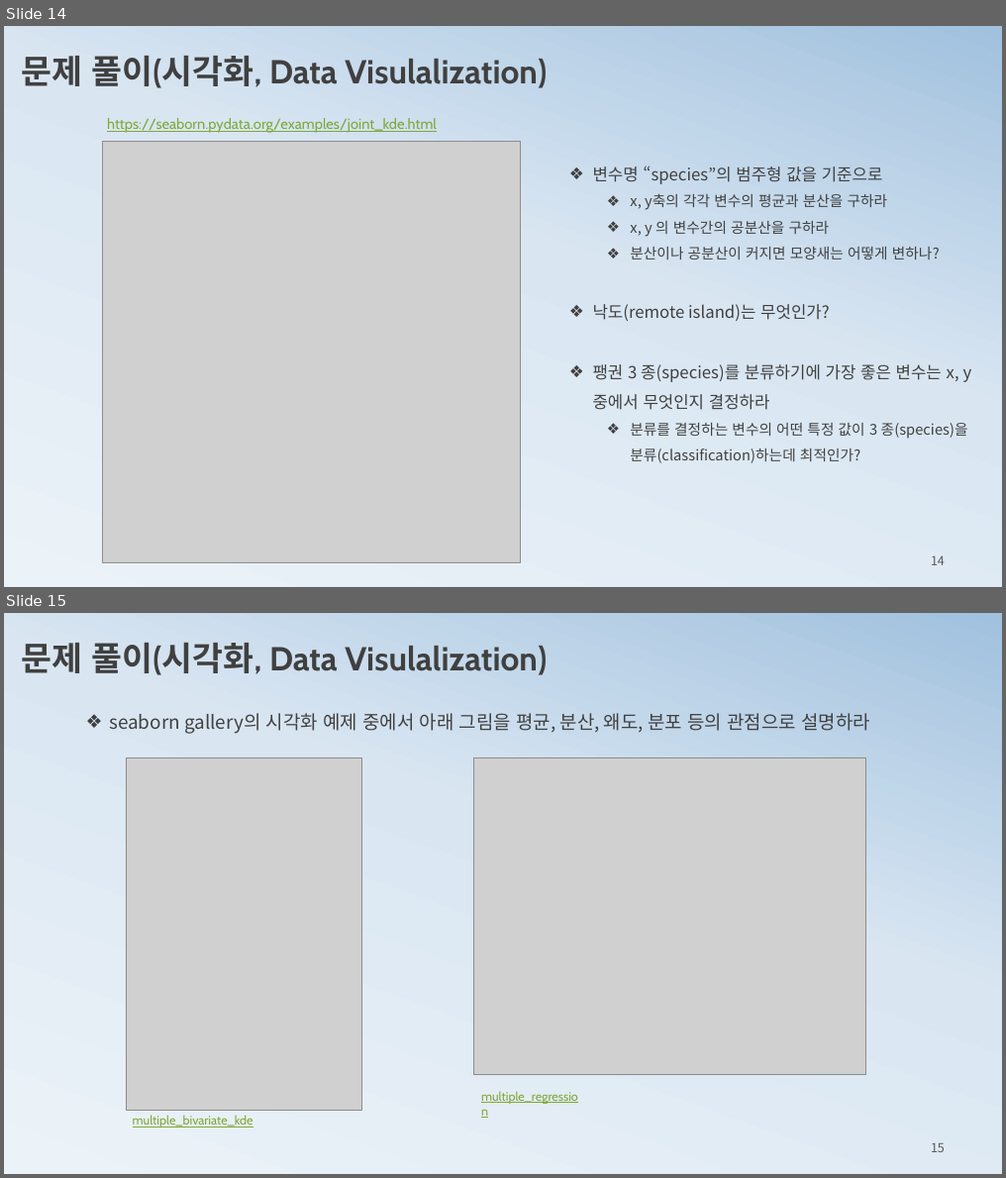
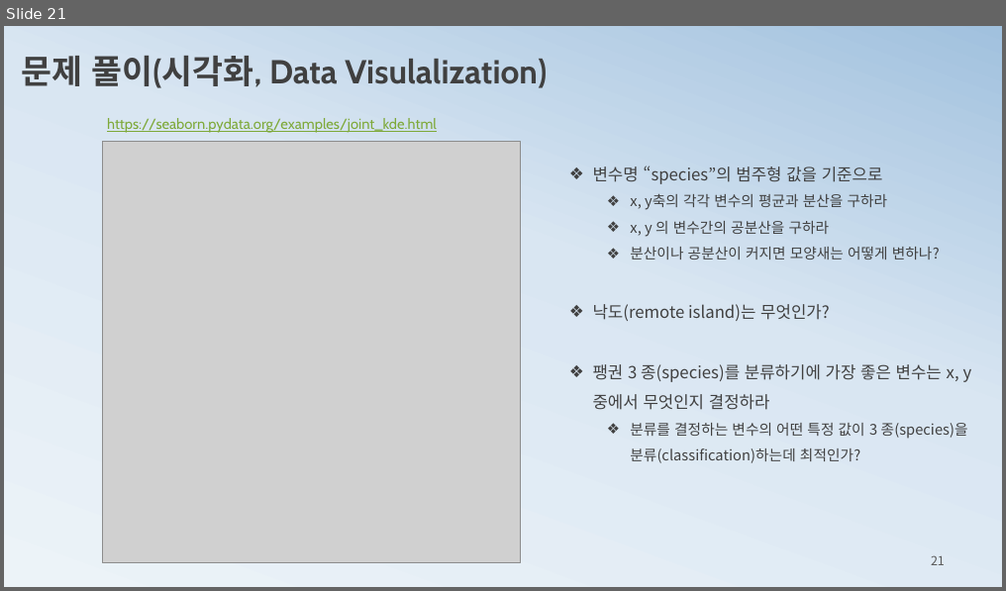
Before and after one commit to ancestor9/mathematics-for-machine-learning, a slide deck: 2_histogram2probability.pptx. Shown one above the other, each under a label of ours: slides 14 and 15 before the commit, slide 21 after it. The pictures are 1006x1178 and 1006x591 pixels, drawn with LibreOffice and Linux fonts; fonts in the diff are those of the drawing; grey boxes stand for pictures. Boxes give left, top, right and bottom in pixels: in the first picture for what was removed or moved away, otherwise in the second. Text is boxed around its words. In the diff, an @@ line names an element or a change of style, - is before the commit and + after.

```diff
--- a/2_histogram2probability.pptx
+++ b/2_histogram2probability.pptx
@@ slide 15 removed at (4, 613, 1002, 1174), background gradient #ECF3F8 to #D9E6F2 to #A1C1DE @@
@@ text removed at (21, 643, 547, 675) @@
-문제 풀이(시각화, Data Visulalization)
@@ text removed at (109, 713, 870, 734) @@
-❖ seaborn gallery의 시각화 예제 중에서 아래 그림을 평균, 분산, 왜도, 분포 등의 관점으로 설명하라
@@ picture removed at (126, 758, 361, 1110) @@
@@ picture removed at (473, 758, 865, 1075) @@
@@ text removed at (133, 1115, 253, 1128) @@
-multiple_bivariate_kde
@@ text removed at (481, 1091, 578, 1104) @@
-multiple_regression
@@ page number removed at (931, 1144, 944, 1153) @@
-15
@@ what was slide 14 is now slide 21 @@
@@ page number at (931, 556, 944, 566): text changed @@
-14
+21
```
Also in this commit, not shown: 5 slides changed, 5 slides added, 1 other slide removed.
